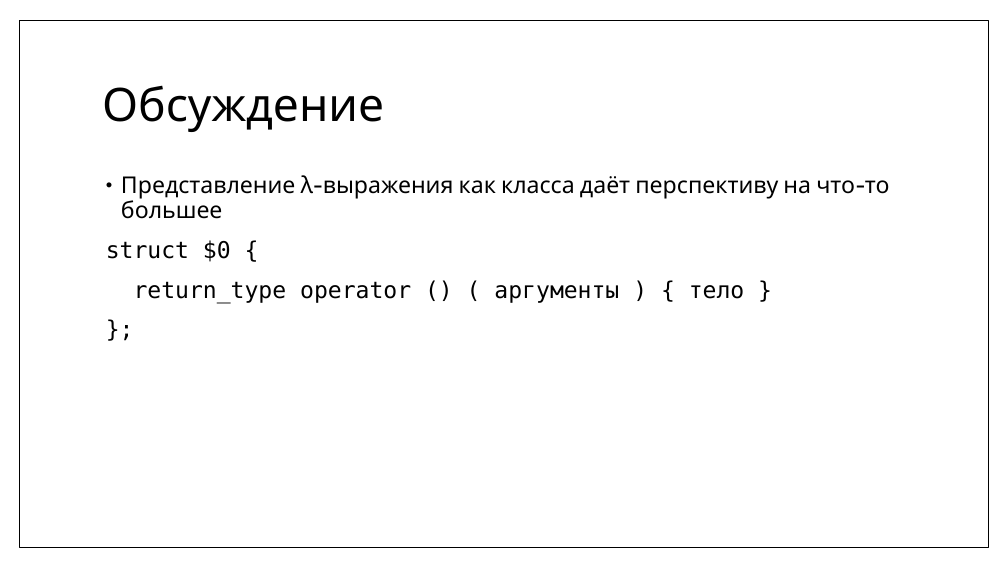
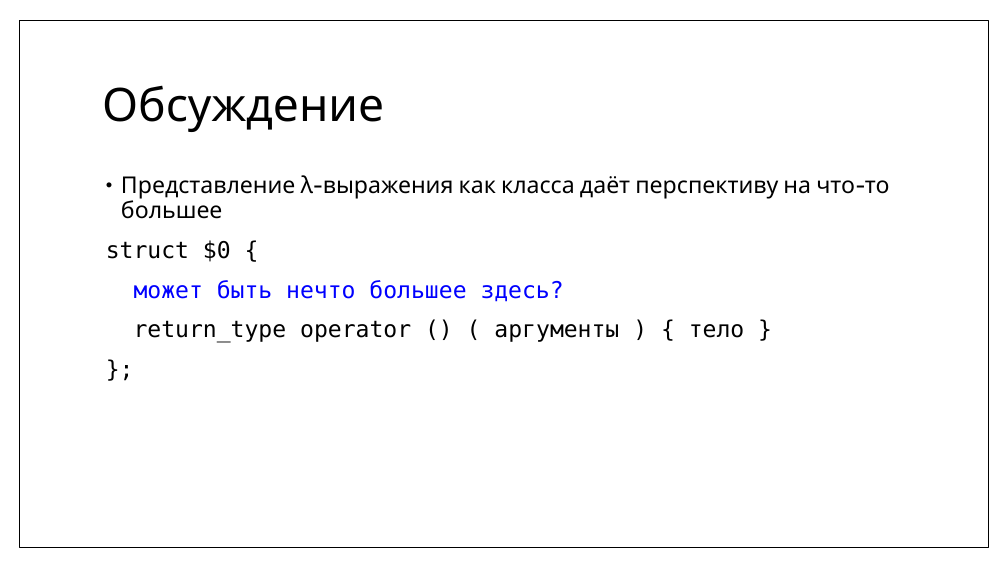
Before and after one commit to MIPT-ILab/cpp-lects-rus, a slide deck: slide 25 of slides/lec2-7-lambdas.pptx (slide 23 before the commit). Drawn at 1008x567 pixels with LibreOffice and Linux fonts; fonts in the diff are those of the drawing. Boxes give left, top, right and bottom in pixels: in the first picture for what was removed or moved away, otherwise in the second. Text is boxed around its words. In the diff, an @@ line names an element or a change of style, - is before the commit and + after.

```diff
--- a/slides/lec2-7-lambdas.pptx
+++ b/slides/lec2-7-lambdas.pptx
@@ text at (134,280,564,302): paragraph added @@
+может быть нечто большее здесь?
```
Also in this commit, not shown: 21 other slides changed, 11 slides added, 6 other files.
